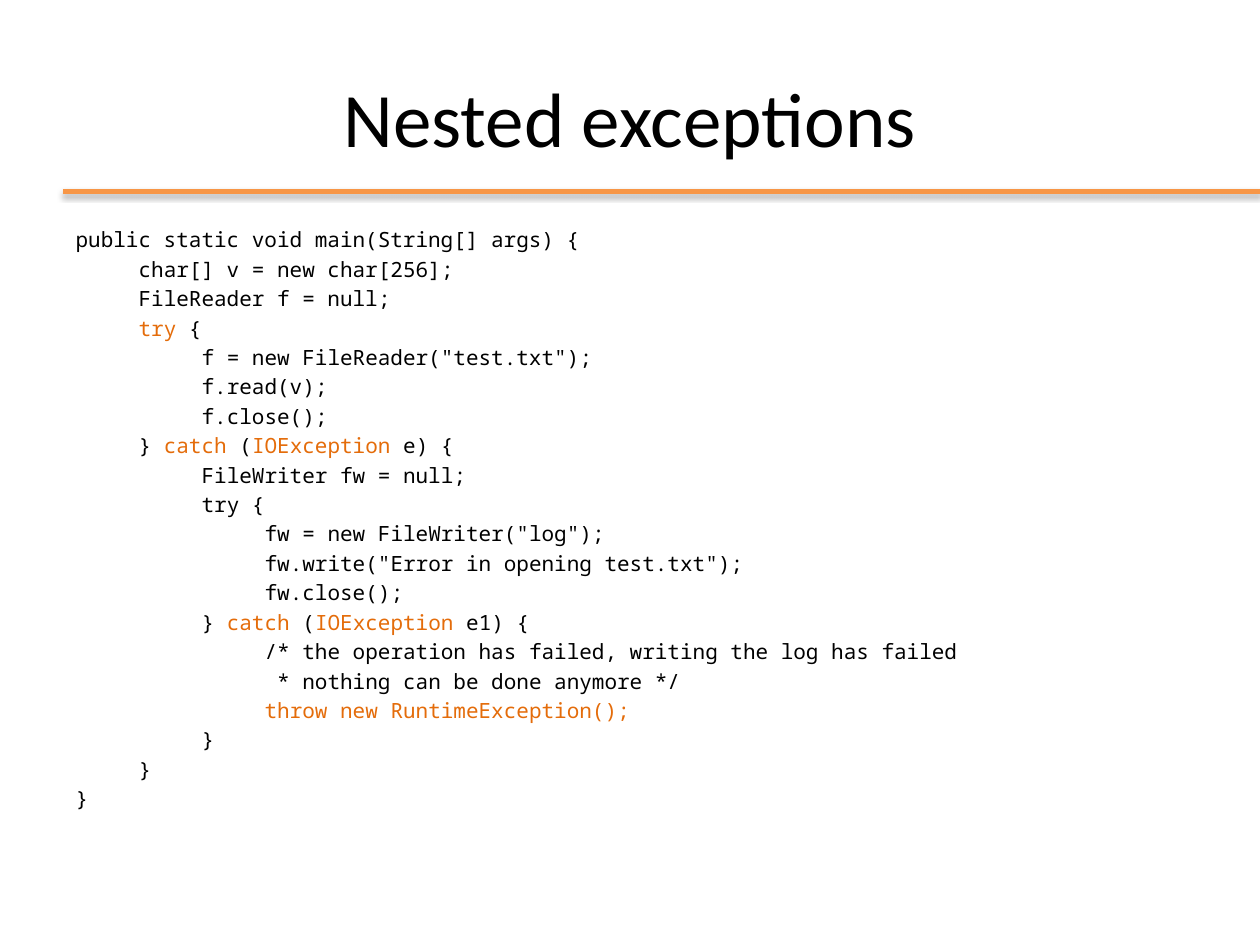
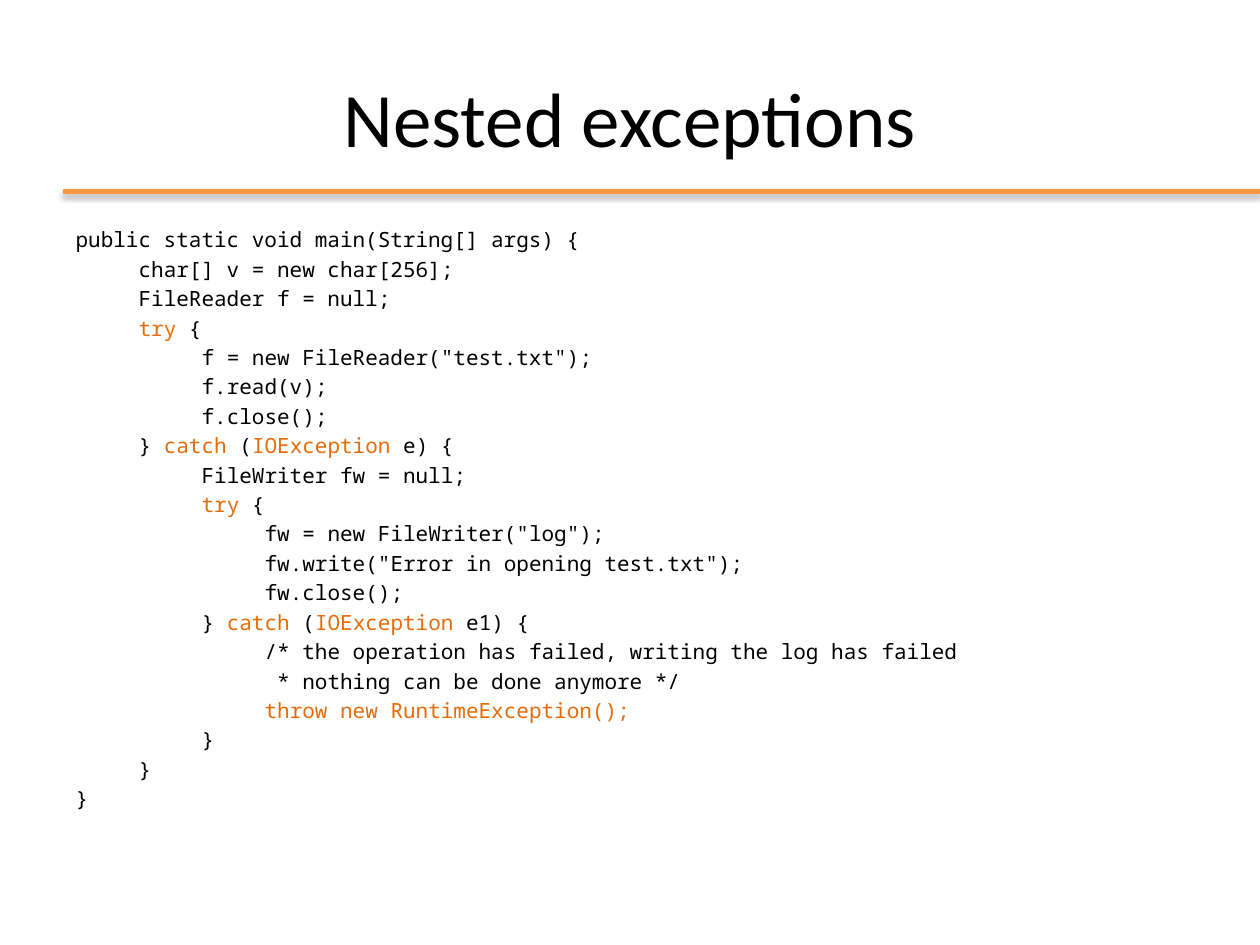
Before and after one commit to Andrea99-beep/ooprogramming, a slide deck: slide 29 of slides/ppt/06_Exceptions.pptx. Drawn at 1260x945 pixels with LibreOffice and Linux fonts; fonts in the diff are those of the drawing; background and template pictures are left out. Boxes give left, top, right and bottom in pixels: in the first picture for what was removed or moved away, otherwise in the second. Text is boxed around its words. In the diff, an @@ line names an element or a change of style, - is before the commit and + after.

```diff
--- a/slides/ppt/06_Exceptions.pptx
+++ b/slides/ppt/06_Exceptions.pptx
@@ text at [202, 497, 240, 517]: text colour #000000 to #E46C0A in "try" @@
```
Also in this commit, not shown: 4 other slides changed, 6 other files.
